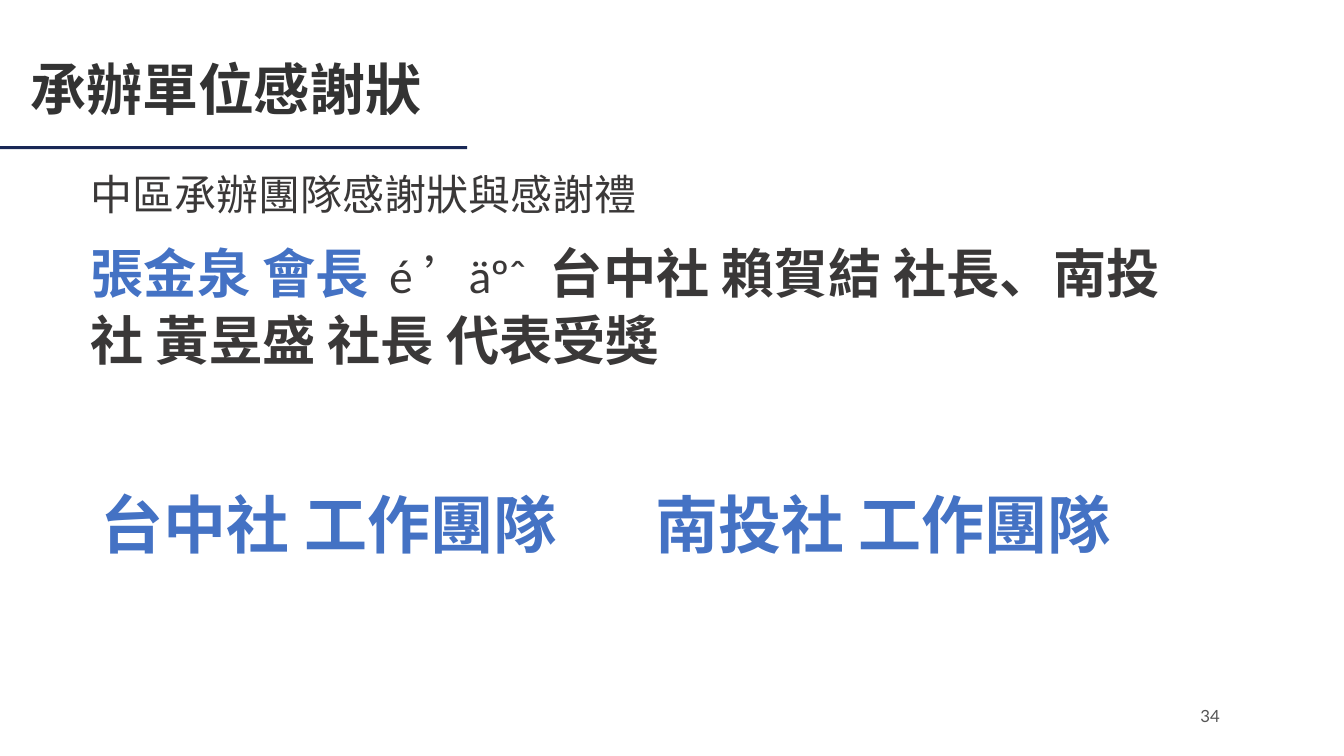
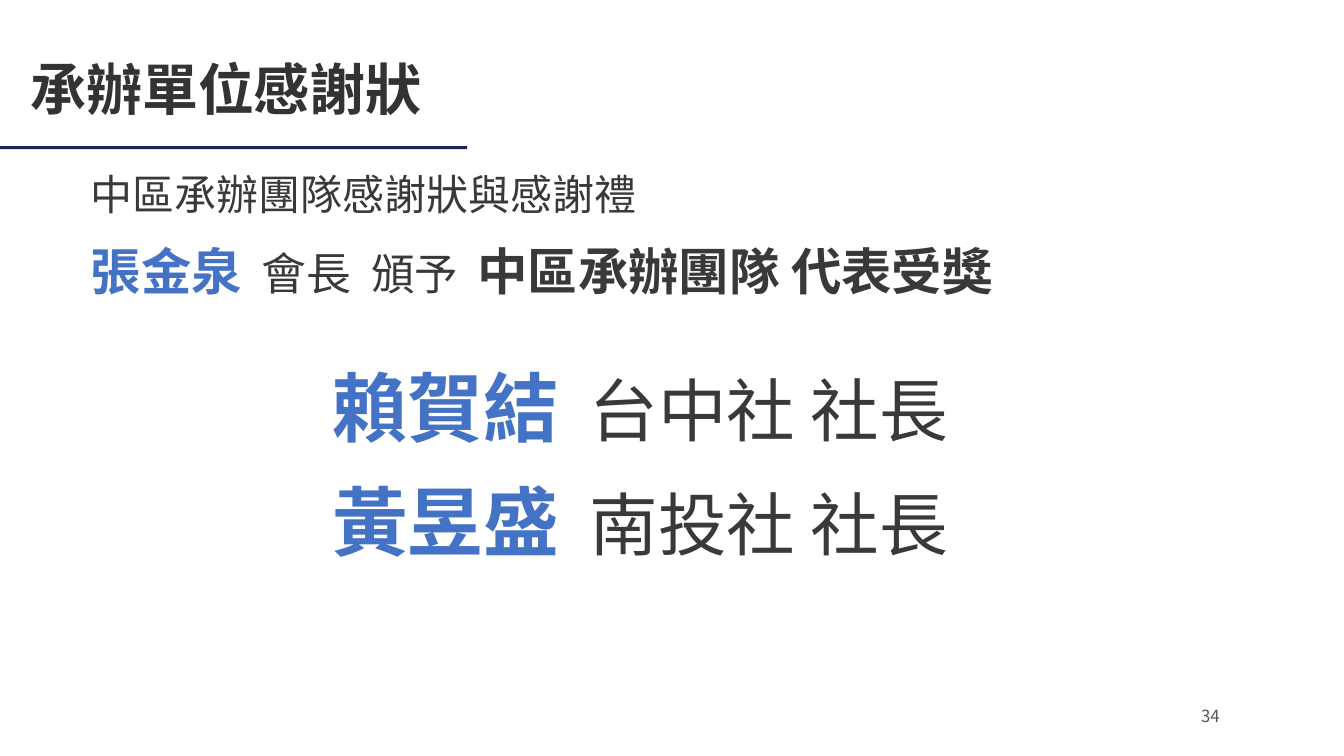
Before and after one commit to Ericliang680928/IAA, a slide deck: slide 34 of 20261204/agm/IAA會員大會簡報_20261204.pptx. Drawn at 1344x756 pixels with LibreOffice and Linux fonts; fonts in the diff are those of the drawing; background and template pictures are left out. Boxes give left, top, right and bottom in pixels: in the first picture for what was removed or moved away, otherwise in the second. Text is boxed around its words. In the diff, an @@ line names an element or a change of style, - is before the commit and + after.

```diff
--- a/20261204/agm/IAA會員大會簡報_20261204.pptx
+++ b/20261204/agm/IAA會員大會簡報_20261204.pptx
@@ text at (91,247,993,295): text changed; size 38 to 36 pt; font Lato to Noto Sans CJK SC @@
-張金泉 會長 é ’äºˆ 台中社 賴賀結 社長、南投社 黃昱盛 社長 代表受獎
+張金泉 會長 頒予 中區承辦團隊 代表受獎
@@ text at (332,371,948,443): text changed; size 45 to 49 pt; font Lato to Noto Sans CJK SC; text colour #4472C4 to #3A3838; bold off @@
-台中社 工作團隊
+賴賀結 台中社 社長
@@ text at (332,485,948,557): text changed; size 45 to 49 pt; font Lato to Noto Sans CJK SC; text colour #4472C4 to #3A3838; bold off @@
-南投社 工作團隊
+黃昱盛 南投社 社長
@@ page number at (1201,709,1220,722): font Lato to Noto Sans CJK SC @@
```
Also in this commit, not shown: 36 other slides changed, 3 other files.
